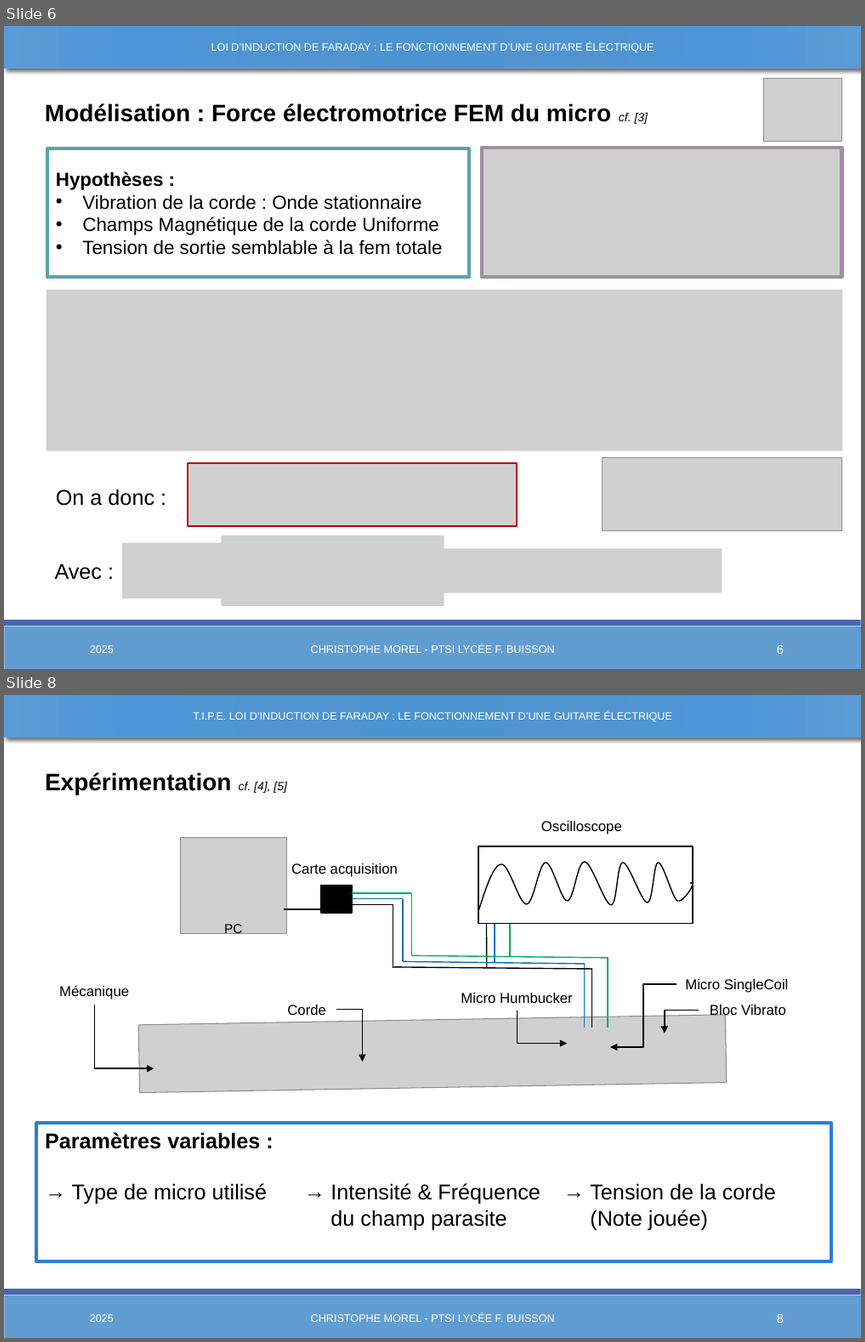
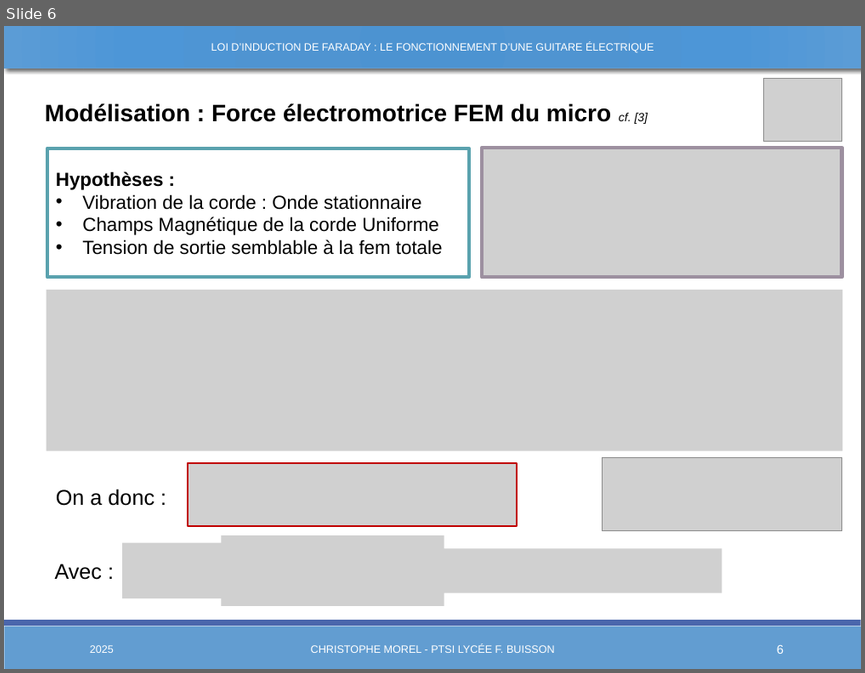
Before and after one commit to Chrismorel7/TIPE---Micro_guitare_elec, a slide deck: Views/Presentation3.pptx. Shown one above the other, each under a label of ours: slides 6 and 8 before the commit, slide 6 after it; the slides between them are not shown. The pictures are 865x1342 and 865x673 pixels, drawn with LibreOffice and Linux fonts; fonts in the diff are those of the drawing; grey boxes stand for pictures; background and template pictures are left out. Boxes give left, top, right and bottom in pixels: in the first picture for what was removed or moved away, otherwise in the second. Text is boxed around its words. In the diff, an @@ line names an element or a change of style, - is before the commit and + after.

Commit message:
Nouveau Modèle CHamp parasite

```diff
--- a/Views/Presentation3.pptx
+++ b/Views/Presentation3.pptx
@@ slide 8 removed at (4,695,861,1338), background #FFFFFF; not listed: 2 template elements that a slide beside it also shows @@
@@ rectangle removed at (4,695,861,737) @@
@@ text removed at (193,711,672,722) @@
-T.I.P.E. LOI D’INDUCTION DE FARADAY : LE FONCTIONNEMENT D’UNE GUITARE ÉLECTRIQUE
@@ text removed at (45,772,287,794) @@
-Expérimentation cf. [4], [5]
@@ group removed at (59,821,788,1093): 16 lines, 8 texts, 5 elbow arrows, 2 rectangles, 2 pictures, 1 freeform shape @@
-PC
-Carte acquisition
-Oscilloscope
-Bloc Vibrato
-Micro SingleCoil
-Mécanique
-Corde
-Micro Humbucker
@@ rectangle removed at (35,1092,831,1110) @@
@@ rectangle removed at (36,1123,831,1261) @@
-Paramètres variables :
-→ Type de micro utilisé
-→ Intensité & Fréquence du champ parasite
-→ Tension de la corde (Note jouée)
@@ text removed at (90,1314,114,1321) @@
-2025
@@ text removed at (311,1313,555,1321) @@
-CHRISTOPHE MOREL - PTSI LYCÉE F. BUISSON
@@ page number removed at (777,1314,783,1322) @@
-8
```
Also in this commit, not shown: 7 slides changed, 1 other slide removed, 14 other files.
